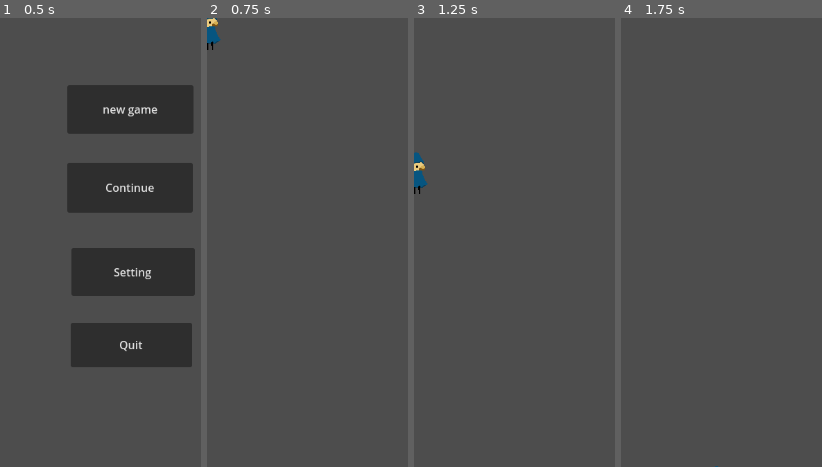
Above: before the commit, frames 1-4 (left to right).
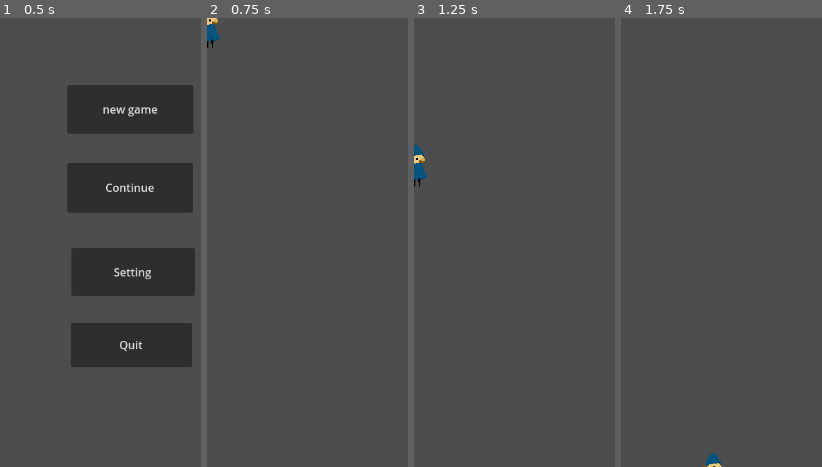
Above: after the commit, the same moments.

Repository: Spahgetti2/OFFICIAL-VIDEO-GAME-DESIGN-
Game: Godot game, scene res://main.tscn
Same seed, same stepped clock (60 frames per second), same inputs: the game is played once before the commit and once after it.
Inputs:
- Up to frame 1 (0.5 s): no input
- Up to frame 2 (0.75 s): click "new game" at 0.5 s
- Up to frame 3 (1.25 s): no input
- Up to frame 4 (1.75 s): tap Enter (ui_accept) at 1.25, 1.52 s; hold Right (ui_right) from 1.28 s (still down)

Frame 1 is identical in both runs. In frame 2, 0.1% of the frame differs, in the area x 0-7%, y 0-8%; in frame 3, 0.4%, in the area x 0-7%, y 28-40%; in frame 4, 0.2%.

Commit message:
Added tiles
lalala`

Diff:
--- a/gnome.gd
+++ b/gnome.gd
@@ -10,8 +10,10 @@
 
 func _physics_process(delta):
 	# Add the gravity.
-	if not is_on_floor():
+	if !move_and_slide():
 		velocity.y += gravity * delta
+	else:
+		velocity.y = 0
 
 	# Handle jump.
 	if Input.is_action_just_pressed("ui_accept") and is_on_floor():
@@ -24,5 +26,3 @@
 		velocity.x = direction * SPEED
 	else:
 		velocity.x = move_toward(velocity.x, 0, SPEED)
-
-	move_and_slide()
--- a/scene_1.tscn
+++ b/scene_1.tscn
@@ -1,8 +1,15 @@
-[gd_scene load_steps=2 format=3 uid="uid://c6rdgnccc34rq"]
+[gd_scene load_steps=3 format=3 uid="uid://c6rdgnccc34rq"]
 
 [ext_resource type="PackedScene" uid="uid://dj3lanf210gno" path="res://gnome.tscn" id="1_je1vp"]
+
+[sub_resource type="TileSet" id="TileSet_8xm6p"]
+tile_size = Vector2i(64, 64)
 
 [node name="Main" type="Node2D"]
 
 [node name="Gnome" parent="." instance=ExtResource("1_je1vp")]
 position = Vector2(1, 0)
+
+[node name="TileMap" type="TileMap" parent="."]
+tile_set = SubResource("TileSet_8xm6p")
+format = 2
Binary file added: Assets/Tiles/Tile.png
Not shown, added: Assets/Tiles/Tile.png.import
Binary file added: Assets/Tiles/tile top.png
Not shown, added: Assets/Tiles/tile top.png.import
